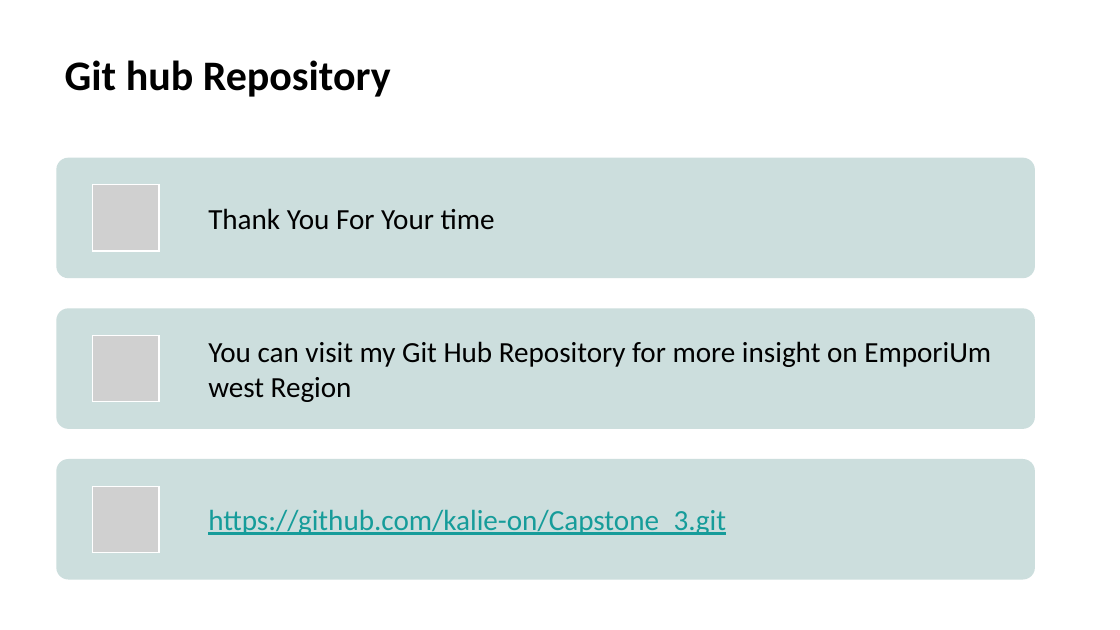
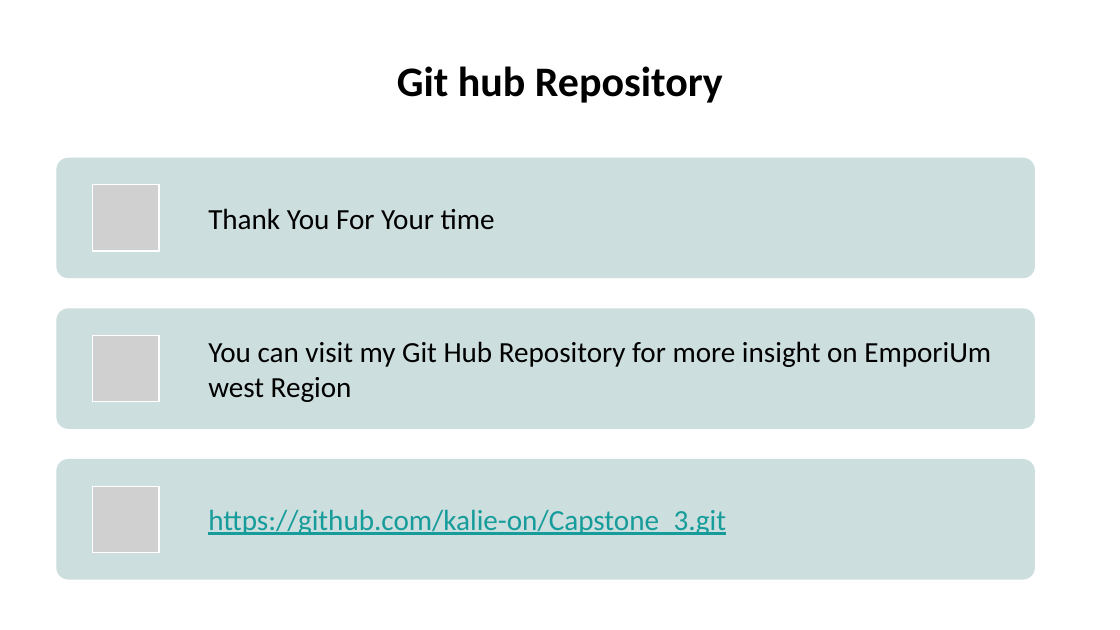
Before and after one commit to kalie-on/Capstone_3, a slide deck: slide 10 of Ndakina-capstone three.pptx (slide 9 before the commit). Drawn at 1120x630 pixels with LibreOffice and Linux fonts; fonts in the diff are those of the drawing; grey boxes stand for pictures; background and template pictures are left out. Boxes give left, top, right and bottom in pixels: in the first picture for what was removed or moved away, otherwise in the second. Text is boxed around its words. In the diff, an @@ line names an element or a change of style, - is before the commit and + after.

```diff
--- a/Ndakina-capstone three.pptx
+++ b/Ndakina-capstone three.pptx
@@ title "Git hub Repository": place and size @@
-title "Git hub Repository" at box(65, 60, 391, 97)
+title "Git hub Repository" at box(397, 66, 723, 103)
@@ title "Git hub Repository" at box(397, 66, 723, 103): alignment left to centre; vertical alignment top to bottom @@
```
Also in this commit, not shown: 2 other slides changed, 1 slide added.
